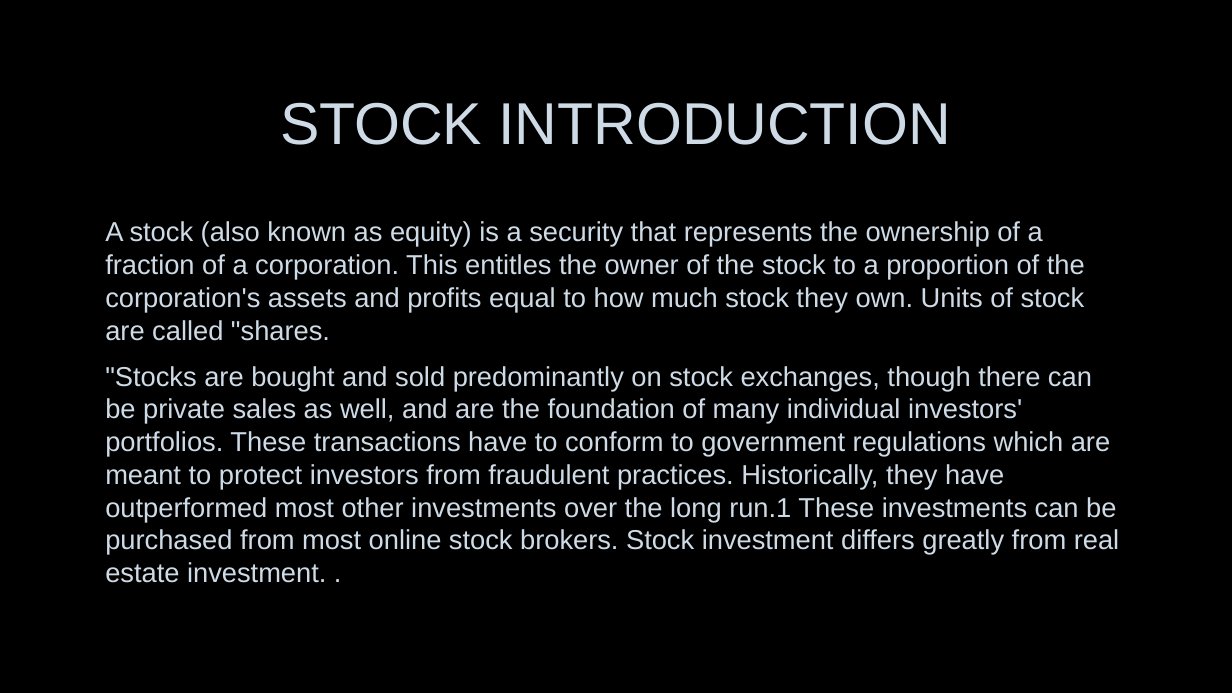
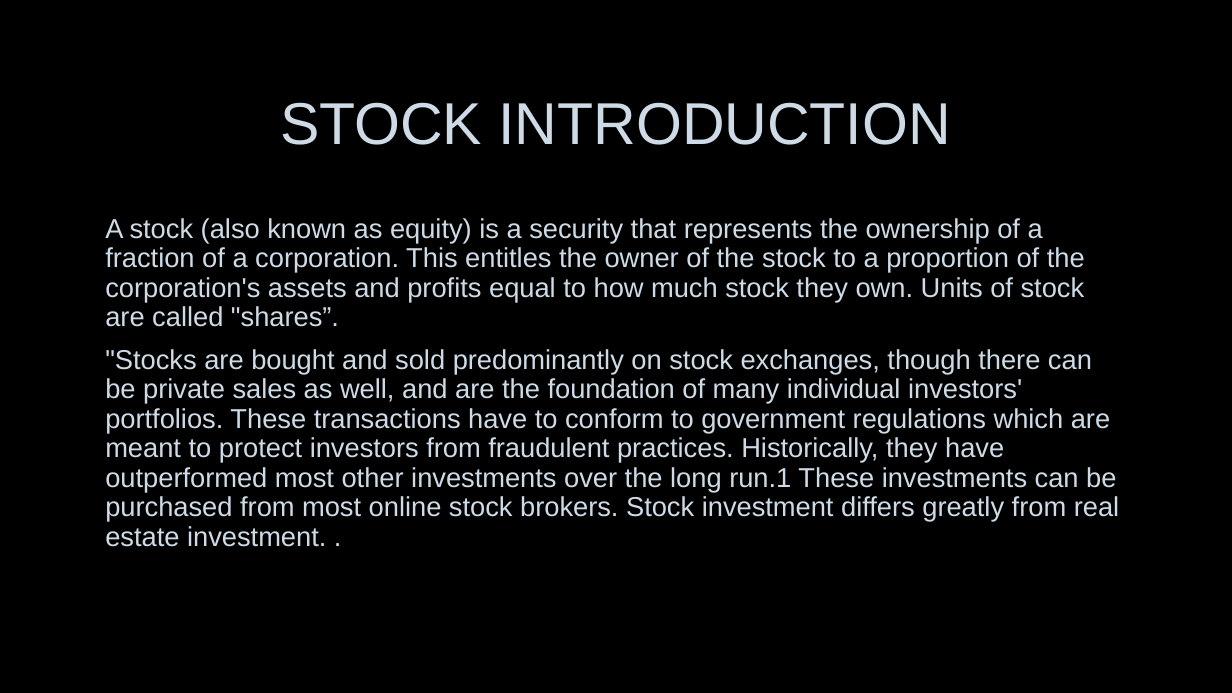
Before and after one commit to abhi-824/probability_stats, a slide deck: slide 3 of ps_project_abhinandan_sharma_2k19mc005_chetan_2k19mc034.pptx. Drawn at 1232x693 pixels with LibreOffice and Linux fonts; fonts in the diff are those of the drawing; background and template pictures are left out. Boxes give left, top, right and bottom in pixels: in the first picture for what was removed or moved away, otherwise in the second. Text is boxed around its words. In the diff, an @@ line names an element or a change of style, - is before the commit and + after.

```diff
--- a/ps_project_abhinandan_sharma_2k19mc005_chetan_2k19mc034.pptx
+++ b/ps_project_abhinandan_sharma_2k19mc005_chetan_2k19mc034.pptx
@@ text at <box>105,218,1085,327</box>: text changed @@
-A stock (also known as equity) is a security that represents the ownership of a fraction of a corporation. This entitles the owner of the stock to a proportion of the corporation's assets and profits equal to how much stock they own. Units of stock are called "shares.
+A stock (also known as equity) is a security that represents the ownership of a fraction of a corporation. This entitles the owner of the stock to a proportion of the corporation's assets and profits equal to how much stock they own. Units of stock are called "shares”.
@@ text at <box>105,349,1119,547</box>: line spacing 1 to 0.9 @@
```
Also in this commit, not shown: 7 other slides changed, 1 slide added, 1 other file.
